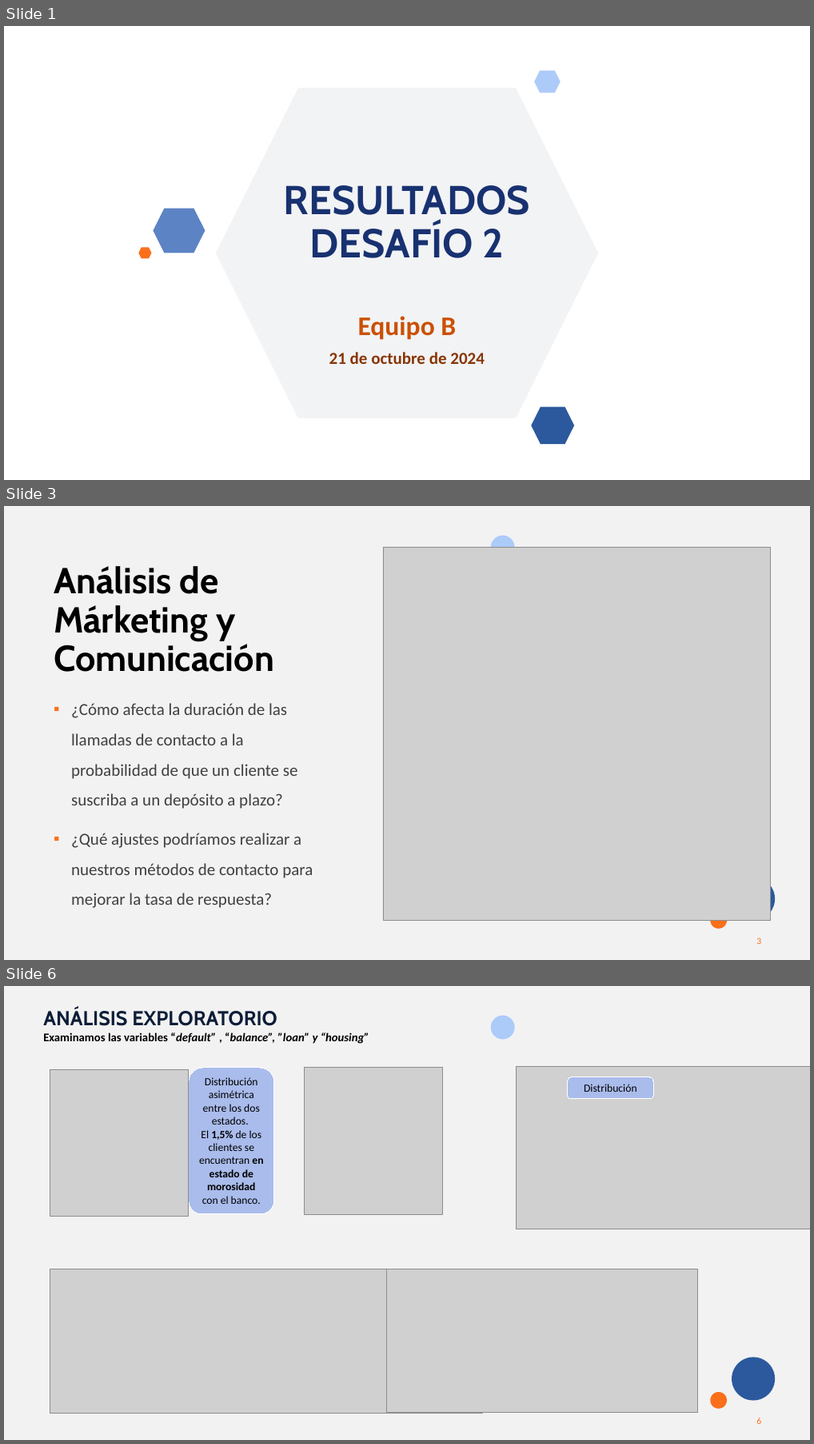
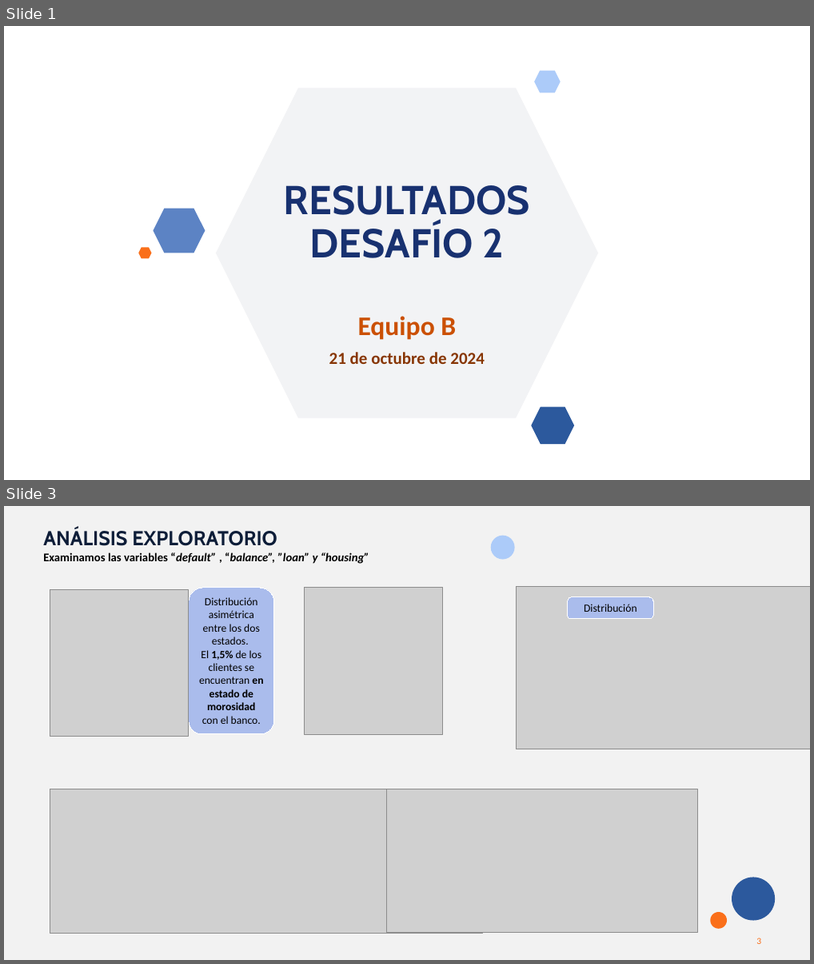
Before and after one commit to MarinaTorba/PersonalDataProrjects, a slide deck: Equip_B/results/S2_Presentacion_Finanzas.pptx. Shown one above the other, each under a label of ours: slides 1, 3 and 6 before the commit, slides 1 and 3 after it; the slides between them are not shown. The pictures are 814x1444 and 814x964 pixels, drawn with LibreOffice and Linux fonts; fonts in the diff are those of the drawing; grey boxes stand for pictures; background and template pictures are left out. Boxes give left, top, right and bottom in pixels: in the first picture for what was removed or moved away, otherwise in the second. Text is boxed around its words. In the diff, an @@ line names an element or a change of style, - is before the commit and + after.

```diff
--- a/Equip_B/results/S2_Presentacion_Finanzas.pptx
+++ b/Equip_B/results/S2_Presentacion_Finanzas.pptx
@@ slide 3 removed at (4,506,810,960), background #F2F2F2; not listed: 4 template elements that a slide beside it also shows @@
@@ picture removed at (383,547,770,920) @@
@@ title removed at (54,566,274,672) @@
-Análisis de Márketing y Comunicación
@@ text removed at (71,703,313,908) @@
-▪ ¿Cómo afecta la duración de las llamadas de contacto a la probabilidad de que un cliente se suscriba a un depósito a plazo?
-▪ ¿Qué ajustes podríamos realizar a nuestros métodos de contacto para mejorar la tasa de respuesta?
@@ rectangle removed at (4,929,174,960) @@
@@ what was slide 6 is now slide 3 @@
```
Also in this commit, not shown: 3 slides changed, 3 slides added, 4 other slides removed, 1 other file.
